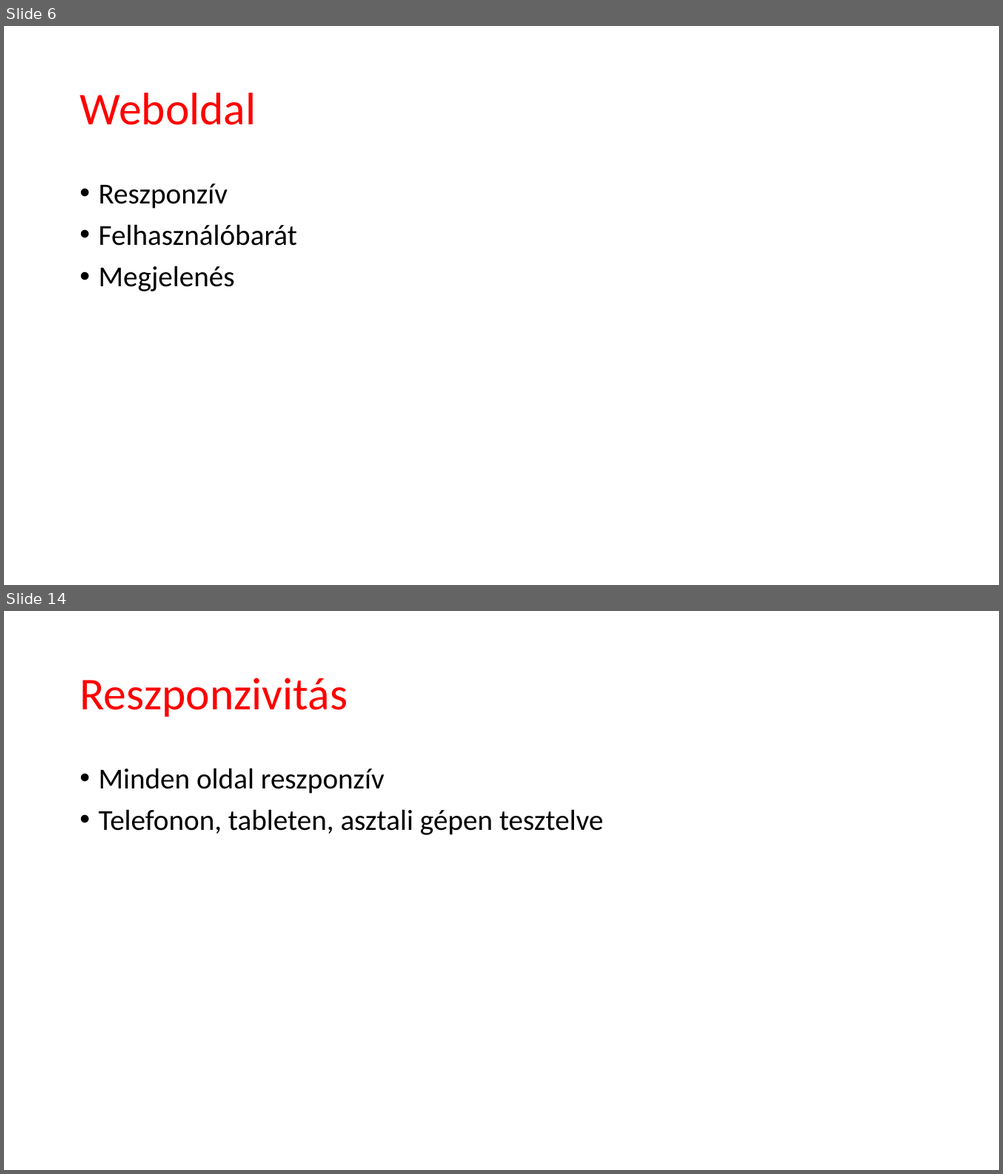
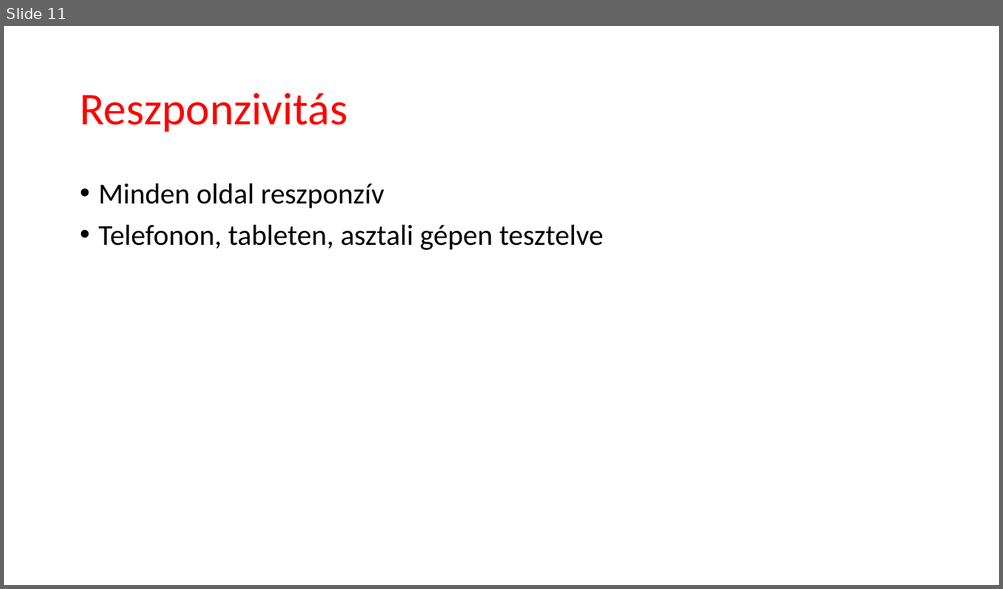
Before and after one commit to fedorbenjamin02/Vizsgaremek2024, a slide deck: Mellékletek/Prezentáció/Frissfutár_prezentáció.pptx. Shown one above the other, each under a label of ours: slides 6 and 14 before the commit, slide 11 after it; the slides between them are not shown. The pictures are 1003x1174 and 1003x589 pixels, drawn with LibreOffice and Linux fonts; fonts in the diff are those of the drawing. Boxes give left, top, right and bottom in pixels: in the first picture for what was removed or moved away, otherwise in the second. Text is boxed around its words. In the diff, an @@ line names an element or a change of style, - is before the commit and + after.

```diff
--- a/Mellékletek/Prezentáció/Frissfutár_prezentáció.pptx
+++ b/Mellékletek/Prezentáció/Frissfutár_prezentáció.pptx
@@ slide 6 removed at (4,26,999,585), background #FFFFFF @@
@@ title removed at (79,93,256,125) @@
-Weboldal
@@ text removed at (99,184,297,292) @@
-• Reszponzív
-• Felhasználóbarát
-• Megjelenés
@@ what was slide 14 is now slide 11 @@
```
Also in this commit, not shown: 9 slides changed, 1 slide added, 3 other slides removed.
